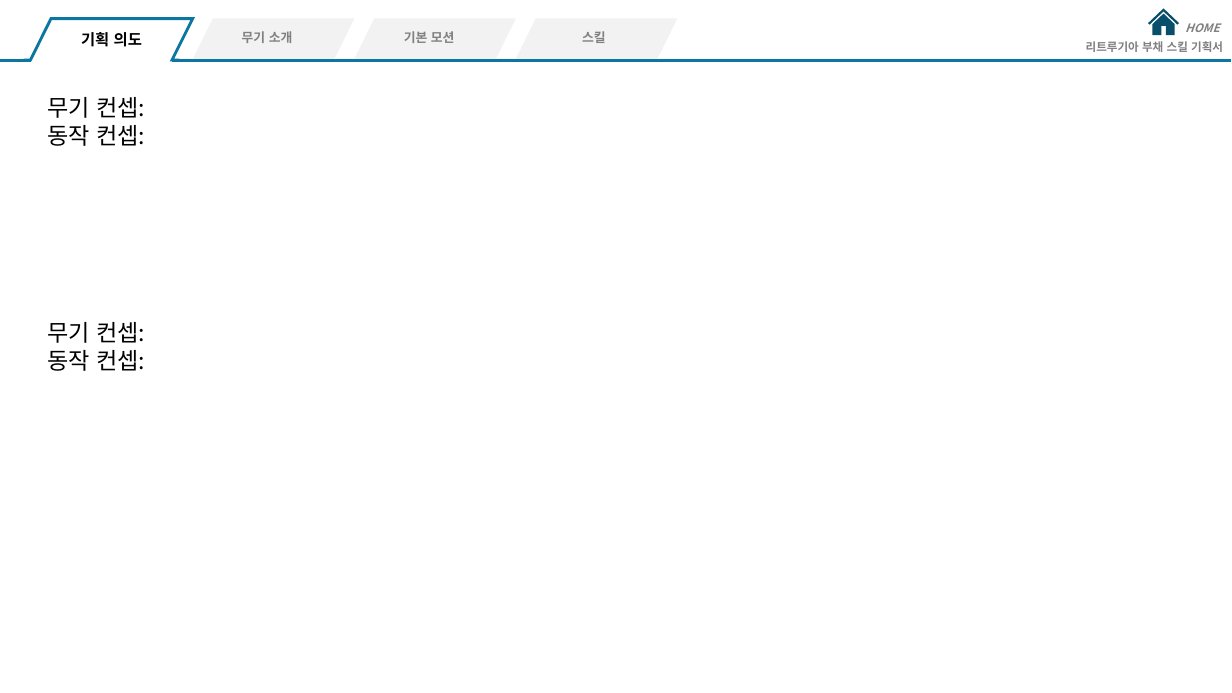
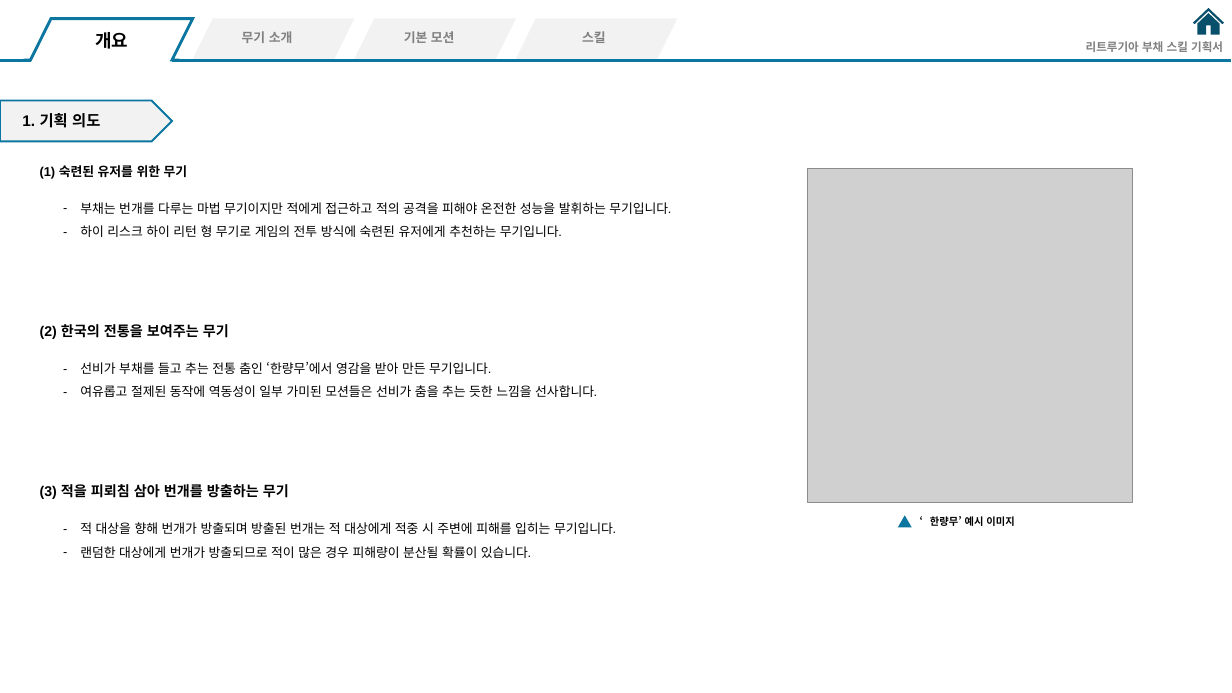
Before and after one commit to hjs0913/GameDesign, a slide deck: slide 3 of 액션&경영 RPG/스킬/리트루기아_부채스킬기획.pptx. Drawn at 1232x693 pixels with LibreOffice and Linux fonts; fonts in the diff are those of the drawing; grey boxes stand for pictures. Boxes give left, top, right and bottom in pixels: in the first picture for what was removed or moved away, otherwise in the second. Text is boxed around its words. In the diff, an @@ line names an element or a change of style, - is before the commit and + after.

Commit message:
부채 스킬 기획서 작성중

```diff
--- a/액션&경영 RPG/스킬/리트루기아_부채스킬기획.pptx
+++ b/액션&경영 RPG/스킬/리트루기아_부채스킬기획.pptx
@@ text removed at (1185, 23, 1220, 32) @@
-HOME
@@ freeform shape: place and size @@
-freeform shape at (1148, 8, 1179, 25)
+freeform shape at (1193, 8, 1225, 25)
@@ freeform shape: place and size @@
-freeform shape at (1153, 14, 1175, 35)
+freeform shape at (1198, 13, 1220, 34)
@@ text added at (95, 32, 128, 49), 14 pt, text #000000, bold @@
+개요
@@ pentagon arrow added at (0, 101, 172, 141), fill #F2F2F2, outline #0B76A0 1.5 pt @@
@@ text at (22, 113, 100, 128): text changed; font Noto Sans CJK KR to Arial @@
-기획 의도
+1. 기획 의도
@@ text removed at (47, 97, 145, 146) @@
-무기 컨셉:
-동작 컨셉:
@@ text added at (40, 165, 188, 179), 10 pt, text #000000, bold @@
+(1) 숙련된 유저를 위한 무기
@@ picture added at (808, 169, 1133, 503) @@
@@ text added at (80, 202, 671, 237), 10 pt, text #000000 @@
+– 부채는 번개를 다루는 마법 무기이지만 적에게 접근하고 적의 공격을 피해야 온전한 성능을 발휘하는 무기입니다.
+– 하이 리스크 하이 리턴 형 무기로 게임의 전투 방식에 숙련된 유저에게 추천하는 무기입니다.
@@ text added at (40, 322, 229, 340), 11 pt, text #000000, bold @@
+(2) 한국의 전통을 보여주는 무기
@@ text removed at (47, 322, 145, 371) @@
-무기 컨셉:
-동작 컨셉:
@@ text added at (80, 362, 597, 397), 10 pt, text #000000 @@
+– 선비가 부채를 들고 추는 전통 춤인 ‘한량무’에서 영감을 받아 만든 무기입니다.
+– 여유롭고 절제된 동작에 역동성이 일부 가미된 모션들은 선비가 춤을 추는 듯한 느낌을 선사합니다.
@@ text added at (40, 484, 289, 499), 11 pt, text #000000, bold @@
+(3) 적을 피뢰침 삼아 번개를 방출하는 무기
@@ text added at (80, 522, 616, 558), 10 pt, text #000000 @@
+– 적 대상을 향해 번개가 방출되며 방출된 번개는 적 대상에게 적중 시 주변에 피해를 입히는 무기입니다.
+– 랜덤한 대상에게 번개가 방출되므로 적이 많은 경우 피해량이 분산될 확률이 있습니다.
@@ triangle added at (899, 518, 910, 527), fill #0B76A0, outline #0B76A0 1.5 pt @@
@@ text added at (930, 516, 1014, 526), 8 pt, text #000000, bold @@
+‘한량무’ 예시 이미지
```
Also in this commit, not shown: 5 other slides changed, 3 slides added, 1 slide removed, 2 other files.
